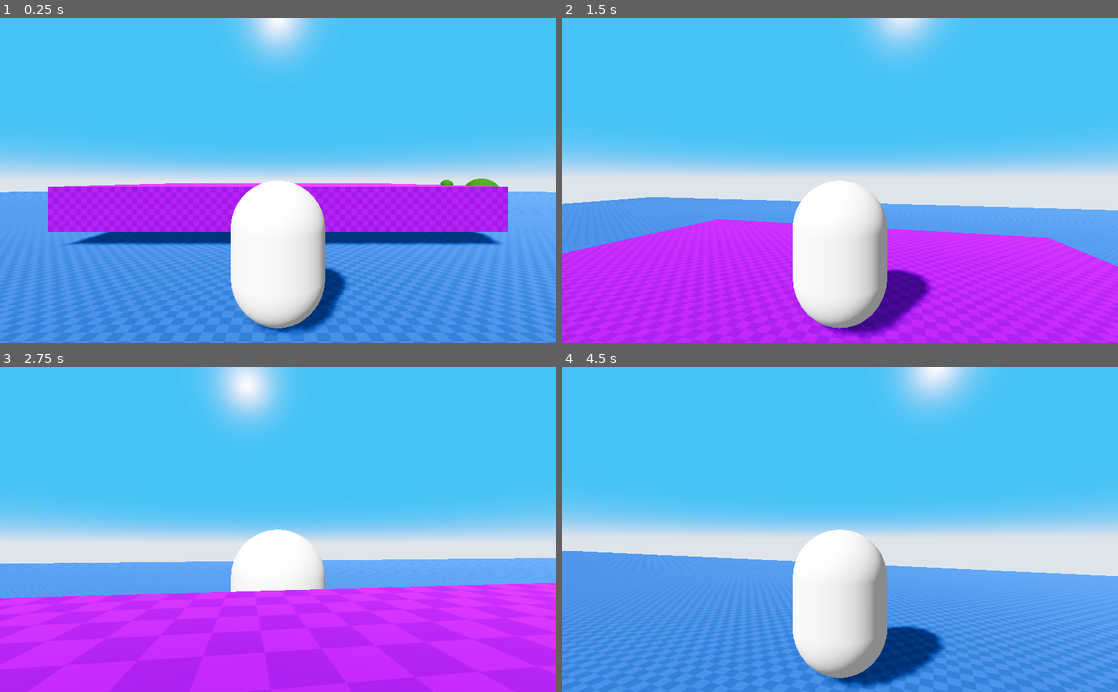
Above: before the commit, frames 1-4 (two rows, left to right).
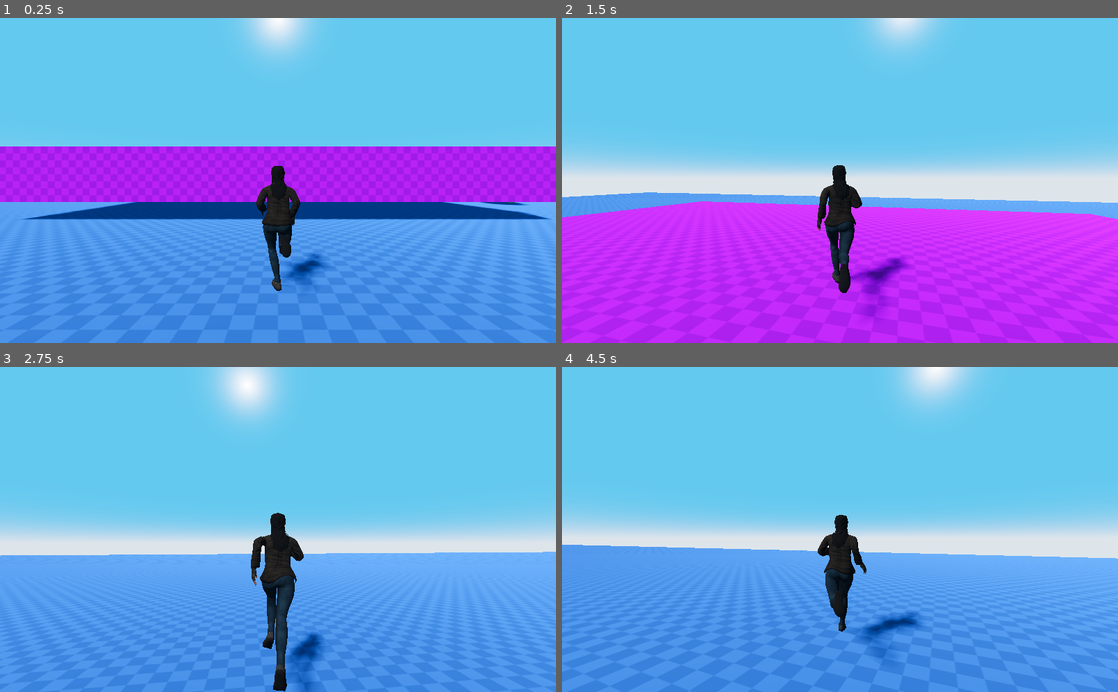
Above: after the commit, the same moments.

Repository: 66BlackDiamond99/MiniJam100-Game
Game: Godot game, scene res://Scenes/main.tscn
Two runs of this game, one before a commit and one after it. Both use one fixed random seed, a clock stepped at 60 frames per second and the inputs below.
Inputs (mouse positions are in pixels of both pictures, inside the frame that each line leads up to):
- Up to frame 1 (0.25 s): no input
- Up to frame 2 (1.5 s): move the mouse to (867, 180) at 0.52 s; hold W (move_forward) from 0.53 s (still down); tap Space (jump) at 0.77 s; move the mouse to (812, 180) at 1.27 s
- Up to frame 3 (2.75 s): keep holding W (move_forward); tap Space (jump) at 1.52 s; move the mouse to (289, 523) at 2.02 s
- Up to frame 4 (4.5 s): keep holding W (move_forward); move the mouse to (834, 536) at 2.77 s; tap Space (jump) at 3.02, 3.77 s; move the mouse to (878, 532) at 3.52 s; move the mouse to (795, 526) at 4.27 s

The runs differ from the first frame. In frame 1, 66% of the frame differs, in the area x 0-100%, y 0-98%; in frame 2, 54%; in frame 3, 77%, in the area x 0-100%, y 0-100%; in frame 4, 52%.

Commit message:
Female character
3 added animations.

To do: Implementing animation tree, state machine and adding the rest of the animations

Diff:
--- /dev/null
+++ b/Assets/models/player/Female.tscn
@@ -0,0 +1,51 @@
+[gd_scene load_steps=13 format=2]
+
+[ext_resource path="res://Assets/models/player/Female.gltf" type="PackedScene" id=1]
+[ext_resource path="res://Resources/Materials/playerMaterials/femaleCharacter/Female_Body.tres" type="Material" id=2]
+[ext_resource path="res://Resources/Materials/playerMaterials/femaleCharacter/Female_Bottoml.tres" type="Material" id=3]
+[ext_resource path="res://Resources/Materials/playerMaterials/femaleCharacter/Gloves.tres" type="Material" id=4]
+[ext_resource path="res://Assets/models/player/textures/FemaleCharacter_Shoes_diffuse.png" type="Texture" id=5]
+[ext_resource path="res://Assets/models/player/textures/FemaleCharacter_Shoes_normal.png" type="Texture" id=6]
+[ext_resource path="res://Resources/Materials/playerMaterials/femaleCharacter/Female_Top.tres" type="Material" id=7]
+[ext_resource path="res://Resources/Materials/playerMaterials/femaleCharacter/hair.tres" type="Material" id=8]
+[ext_resource path="res://Assets/models/player/textures/FemaleCharacter_Body_diffuse.png" type="Texture" id=9]
+[ext_resource path="res://Assets/models/player/textures/FemaleCharacter_Body_normal.png" type="Texture" id=10]
+
+[sub_resource type="SpatialMaterial" id=2]
+flags_transparent = true
+albedo_texture = ExtResource( 9 )
+normal_enabled = true
+normal_scale = 1.0
+normal_texture = ExtResource( 10 )
+
+[sub_resource type="SpatialMaterial" id=1]
+albedo_texture = ExtResource( 5 )
+normal_enabled = true
+normal_scale = 1.0
+normal_texture = ExtResource( 6 )
+
+[node name="Female" instance=ExtResource( 1 )]
+
+[node name="Body" parent="Armature/Skeleton" index="0"]
+material/0 = ExtResource( 2 )
+
+[node name="Bottoms" parent="Armature/Skeleton" index="1"]
+material/0 = ExtResource( 3 )
+
+[node name="Eyelashes" parent="Armature/Skeleton" index="2"]
+material/0 = SubResource( 2 )
+
+[node name="Eyes" parent="Armature/Skeleton" index="3"]
+material/0 = ExtResource( 2 )
+
+[node name="Gloves" parent="Armature/Skeleton" index="4"]
+material/0 = ExtResource( 4 )
+
+[node name="Hair" parent="Armature/Skeleton" index="5"]
+material/0 = ExtResource( 8 )
+
+[node name="Shoes" parent="Armature/Skeleton" index="6"]
+material/0 = SubResource( 1 )
+
+[node name="Tops" parent="Armature/Skeleton" index="7"]
+material/0 = ExtResource( 7 )
--- /dev/null
+++ b/Resources/Materials/playerMaterials/femaleCharacter/Female_Body.tres
@@ -0,0 +1,10 @@
+[gd_resource type="SpatialMaterial" load_steps=3 format=2]
+
+[ext_resource path="res://Assets/models/player/textures/FemaleCharacter_Body_diffuse.png" type="Texture" id=1]
+[ext_resource path="res://Assets/models/player/textures/FemaleCharacter_Body_normal.png" type="Texture" id=2]
+
+[resource]
+albedo_texture = ExtResource( 1 )
+normal_enabled = true
+normal_scale = 1.0
+normal_texture = ExtResource( 2 )
--- /dev/null
+++ b/Resources/Materials/playerMaterials/femaleCharacter/Female_Bottoml.tres
@@ -0,0 +1,10 @@
+[gd_resource type="SpatialMaterial" load_steps=3 format=2]
+
+[ext_resource path="res://Assets/models/player/textures/FemaleCharacter_Bottom_diffuse.png" type="Texture" id=1]
+[ext_resource path="res://Assets/models/player/textures/FemaleCharacter_Bottom_normal.png" type="Texture" id=2]
+
+[resource]
+albedo_texture = ExtResource( 1 )
+normal_enabled = true
+normal_scale = 1.0
+normal_texture = ExtResource( 2 )
--- /dev/null
+++ b/Resources/Materials/playerMaterials/femaleCharacter/Female_Top.tres
@@ -0,0 +1,10 @@
+[gd_resource type="SpatialMaterial" load_steps=3 format=2]
+
+[ext_resource path="res://Assets/models/player/textures/FemaleCharacter_Top_normal.png" type="Texture" id=1]
+[ext_resource path="res://Assets/models/player/textures/FemaleCharacter_Top_diffuse.png" type="Texture" id=2]
+
+[resource]
+albedo_texture = ExtResource( 2 )
+normal_enabled = true
+normal_scale = 1.0
+normal_texture = ExtResource( 1 )
--- /dev/null
+++ b/Resources/Materials/playerMaterials/femaleCharacter/Gloves.tres
@@ -0,0 +1,10 @@
+[gd_resource type="SpatialMaterial" load_steps=3 format=2]
+
+[ext_resource path="res://Assets/models/player/textures/FemaleCharacter_Glove_diffuse.png" type="Texture" id=1]
+[ext_resource path="res://Assets/models/player/textures/FemaleCharacter_Glove_normal.png" type="Texture" id=2]
+
+[resource]
+albedo_texture = ExtResource( 1 )
+normal_enabled = true
+normal_scale = 1.0
+normal_texture = ExtResource( 2 )
--- /dev/null
+++ b/Resources/Materials/playerMaterials/femaleCharacter/hair.tres
@@ -0,0 +1,10 @@
+[gd_resource type="SpatialMaterial" load_steps=3 format=2]
+
+[ext_resource path="res://Assets/models/player/textures/FemaleCharacter_Hair_normal.png" type="Texture" id=1]
+[ext_resource path="res://Assets/models/player/textures/FemaleCharacter_Hair_diffuse.png" type="Texture" id=2]
+
+[resource]
+albedo_texture = ExtResource( 2 )
+normal_enabled = true
+normal_scale = 1.0
+normal_texture = ExtResource( 1 )
--- a/Resources/worldEnvironmet.tres
+++ b/Resources/worldEnvironmet.tres
@@ -1,7 +1,7 @@
 [gd_resource type="Environment" load_steps=2 format=2]
 
 [sub_resource type="ProceduralSky" id=1]
-sky_top_color = Color( 0.054902, 0.603922, 0.909804, 1 )
+sky_top_color = Color( 0.215686, 0.627451, 0.854902, 1 )
 sky_horizon_color = Color( 0.713726, 0.768627, 0.811765, 1 )
 sky_curve = 0.0232934
 ground_bottom_color = Color( 0.713726, 0.768627, 0.811765, 1 )
--- a/Scenes/Player.tscn
+++ b/Scenes/Player.tscn
@@ -1,16 +1,20 @@
-[gd_scene load_steps=4 format=2]
+[gd_scene load_steps=5 format=2]
 
 [ext_resource path="res://Scripts/Player.gd" type="Script" id=1]
+[ext_resource path="res://Assets/models/player/Female.tscn" type="PackedScene" id=2]
 
 [sub_resource type="CapsuleMesh" id=2]
 
 [sub_resource type="CapsuleShape" id=1]
+radius = 0.291305
+height = 1.1009
 
 [node name="Player" type="KinematicBody"]
 collision_layer = 2
 script = ExtResource( 1 )
 
 [node name="PlayerMesh" type="Spatial" parent="."]
+visible = false
 
 [node name="MeshInstance" type="MeshInstance" parent="PlayerMesh"]
 transform = Transform( 1, 0, 0, 0, -4.37114e-08, -1, 0, 1, -4.37114e-08, 0, 0, 0 )
@@ -18,14 +22,14 @@
 material/0 = null
 
 [node name="CollisionShape" type="CollisionShape" parent="."]
-transform = Transform( 1, 0, 0, 0, -4.37114e-08, -1, 0, 1, -4.37114e-08, 0, 0, 0 )
+transform = Transform( 1, 0, 0, 0, -4.37114e-08, -1, 0, 1, -4.37114e-08, 0, 0.845113, 0 )
 shape = SubResource( 1 )
 
 [node name="CameraPivot" type="Spatial" parent="."]
 
 [node name="CameraHolder" type="SpringArm" parent="CameraPivot"]
 transform = Transform( 1, 0, 0, 0, 1, 0, 0, 0, 1, 0, 1.5, 0 )
-spring_length = 5.0
+spring_length = 3.0
 
 [node name="Camera" type="Camera" parent="CameraPivot/CameraHolder"]
 
@@ -42,3 +46,11 @@
 __meta__ = {
 "_edit_use_anchors_": false
 }
+
+[node name="Female" parent="." instance=ExtResource( 2 )]
+transform = Transform( -1, 0, -8.74228e-08, 0, 1, 0, 8.74228e-08, 0, -1, 0, -0.0203817, 0 )
+
+[node name="AnimationPlayer" parent="Female" index="1"]
+autoplay = "running-loop"
+
+[editable path="Female"]
--- a/Scenes/Zombie.tscn
+++ b/Scenes/Zombie.tscn
@@ -5,7 +5,7 @@
 [sub_resource type="CapsuleMesh" id=1]
 
 [sub_resource type="SpatialMaterial" id=3]
-albedo_color = Color( 0.247059, 0.501961, 0.0117647, 1 )
+albedo_color = Color( 0.2, 1, 0, 1 )
 
 [sub_resource type="CapsuleShape" id=2]
 
--- a/Scripts/Player.gd
+++ b/Scripts/Player.gd
@@ -20,7 +20,7 @@
 func _ready():
 	Input.set_mouse_mode(Input.MOUSE_MODE_CAPTURED)
 
-func _process(delta):
+func _process(_delta):
 	if Input.is_action_just_pressed("ui_cancel"):
 		Input.set_mouse_mode(Input.MOUSE_MODE_VISIBLE)
 
--- a/Scripts/Zombie.gd
+++ b/Scripts/Zombie.gd
@@ -20,7 +20,7 @@
 	else:
 		print("cant find navigation")
 
-func _process(delta):
+func _process(_delta):
 	var player:KinematicBody = get_parent().get_parent().get_node("Player");
 	if player:
 		target = player.global_transform.origin
Not shown, added: Assets/models/player/Female.gltf
Not shown, added: Assets/models/player/Female.gltf.import
Binary file added: Assets/models/player/textures/FemaleCharacter_Body_diffuse.png
Not shown, added: Assets/models/player/textures/FemaleCharacter_Body_diffuse.png.import
Binary file added: Assets/models/player/textures/FemaleCharacter_Body_gloss.png
Not shown, added: Assets/models/player/textures/FemaleCharacter_Body_gloss.png.import
Binary file added: Assets/models/player/textures/FemaleCharacter_Body_normal.png
Not shown, added: Assets/models/player/textures/FemaleCharacter_Body_normal.png.import
Binary file added: Assets/models/player/textures/FemaleCharacter_Bottom_diffuse.png
Not shown, added: Assets/models/player/textures/FemaleCharacter_Bottom_diffuse.png.import
Binary file added: Assets/models/player/textures/FemaleCharacter_Bottom_gloss.png
Not shown, added: Assets/models/player/textures/FemaleCharacter_Bottom_gloss.png.import
(and 26 more such lines)
